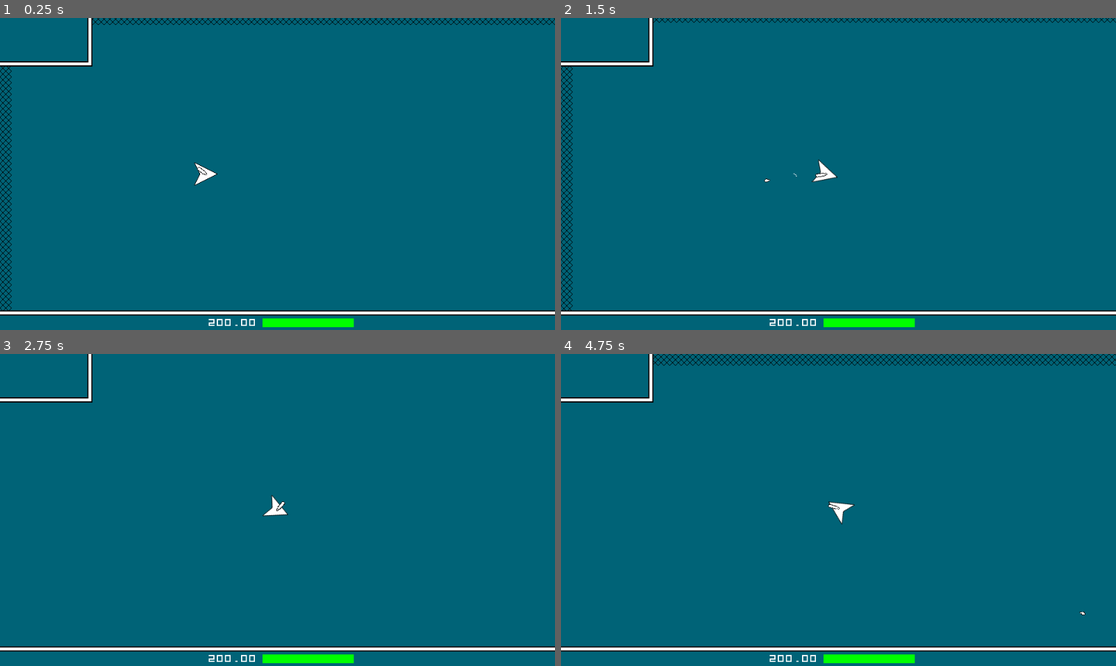
Above: before the commit, frames 1-4 (two rows, left to right).
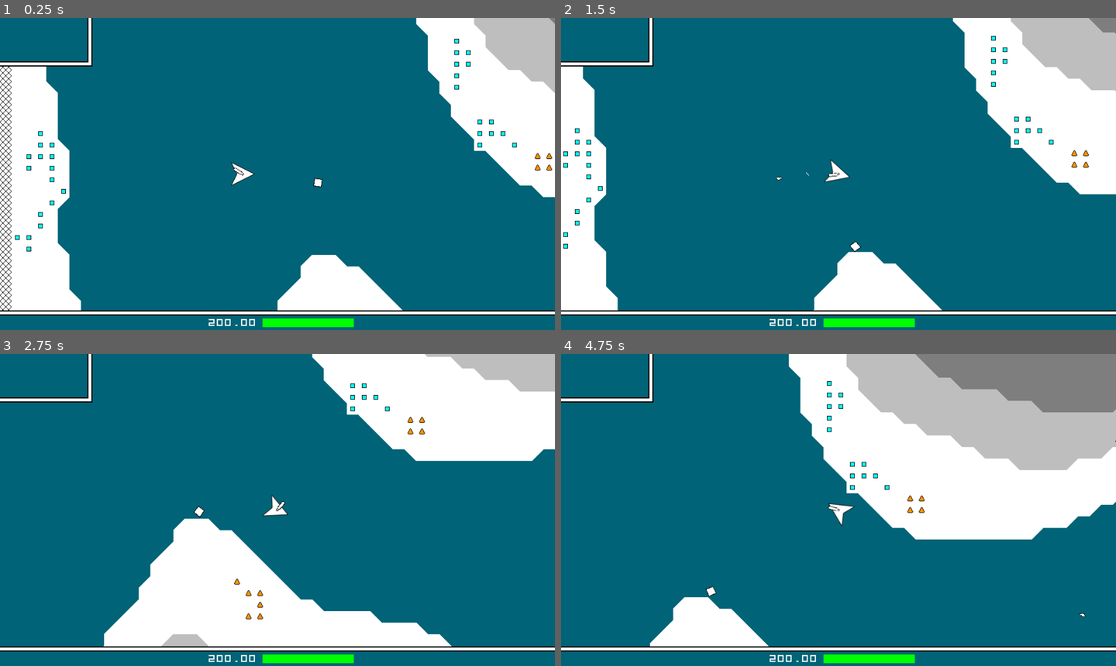
Above: after the commit, the same moments.

Repository: LangII/ProjectSpaceMiner
Game: Godot game, scene res://scenes/Main.tscn
Two runs of this game, one before a commit and one after it. Both use one fixed random seed, a clock stepped at 60 frames per second and the inputs below.
Inputs (mouse positions are in pixels of both pictures, inside the frame that each line leads up to):
- Up to frame 1 (0.25 s): no input
- Up to frame 2 (1.5 s): move the mouse to (960, 158) at 0.52 s; hold D (right) 0.53-1.28 s; tap T (test) at 0.6 s; move the mouse to (727, 189) at 1.27 s; hold S (down) from 1.28 s (still down); click (727, 189) at 1.35 s
- Up to frame 3 (2.75 s): tap T (test) at 1.55, 2.1 s; move the mouse to (333, 441) at 2.02 s; release S (down) at 2.03 s; hold D (right) from 2.03 s (still down)
- Up to frame 4 (4.75 s): move the mouse to (810, 572) at 2.77 s; release D (right) at 2.78 s; hold W (up) 2.78-3.53 s; tap T (test) at 2.85, 3.8, 4.35 s; move the mouse to (1005, 556) at 3.52 s; press the mouse at (1005, 556) at 3.53 s; hold A (left) from 3.53 s (still down); move the mouse to (672, 463) at 4.27 s; release the mouse at (672, 463) at 4.28 s

The runs differ from the first frame. In frame 1, 22% of the frame differs, in the area x 0-100%, y 0-94%; in frame 2, 21%; in frame 3, 25%; in frame 4, 32%, in the area x 16-100%, y 0-94%.

Commit message:
have successful enemy03 wall roll

Diff:
--- a/scenes/Enemy03.tscn
+++ b/scenes/Enemy03.tscn
@@ -1,11 +1,68 @@
-[gd_scene load_steps=3 format=2]
+[gd_scene load_steps=5 format=2]
 
 [ext_resource path="res://scripts/Enemy03.gd" type="Script" id=1]
+[ext_resource path="res://sprites/enemy_03_body.png" type="Texture" id=2]
+[ext_resource path="res://sprites/bullet_01a.png" type="Texture" id=3]
 
-[sub_resource type="RectangleShape2D" id=1]
+[sub_resource type="CircleShape2D" id=1]
 
 [node name="Enemy03" type="KinematicBody2D"]
+collision_layer = 16
+collision_mask = 7
 script = ExtResource( 1 )
 
-[node name="CollisionShape2D" type="CollisionShape2D" parent="."]
+[node name="Col" type="CollisionShape2D" parent="."]
 shape = SubResource( 1 )
+
+[node name="Body" type="Sprite" parent="."]
+texture = ExtResource( 2 )
+
+[node name="CanChangeColRayTimer" type="Timer" parent="."]
+wait_time = 0.5
+
+[node name="RotPosA" type="Position2D" parent="."]
+position = Vector2( -7, -7 )
+
+[node name="RotPosB" type="Position2D" parent="."]
+position = Vector2( 7, -7 )
+
+[node name="RotPosC" type="Position2D" parent="."]
+position = Vector2( 7, 7 )
+
+[node name="RotPosD" type="Position2D" parent="."]
+position = Vector2( -7, 7 )
+
+[node name="ColRayARight" type="RayCast2D" parent="."]
+position = Vector2( -7, 7 )
+enabled = true
+cast_to = Vector2( -2, 0 )
+collide_with_areas = true
+
+[node name="ColRayBRight" type="RayCast2D" parent="."]
+position = Vector2( -7, -7 )
+enabled = true
+cast_to = Vector2( 0, -2 )
+collide_with_areas = true
+
+[node name="ColRayCRight" type="RayCast2D" parent="."]
+position = Vector2( 7, -7 )
+enabled = true
+cast_to = Vector2( 2, 0 )
+collide_with_areas = true
+
+[node name="ColRayDRight" type="RayCast2D" parent="."]
+position = Vector2( 7, 7 )
+enabled = true
+cast_to = Vector2( 0, 2 )
+collide_with_areas = true
+
+[node name="RayCast2D" type="RayCast2D" parent="."]
+position = Vector2( -7, -7 )
+cast_to = Vector2( -10, -10 )
+
+[node name="Sprite" type="Sprite" parent="."]
+visible = false
+position = Vector2( 0, -10 )
+texture = ExtResource( 3 )
+
+[connection signal="timeout" from="CanChangeColRayTimer" to="." method="_on_CanChangeColRayTimer_timeout"]
--- a/scenes/Ship.tscn
+++ b/scenes/Ship.tscn
@@ -28,7 +28,6 @@
 orbit_velocity_random = 0.0
 
 [node name="Ship" type="RigidBody2D"]
-position = Vector2( 356.296, 277.837 )
 collision_layer = 2
 collision_mask = 19
 physics_material_override = SubResource( 1 )
--- a/scripts/Enemy03.gd
+++ b/scripts/Enemy03.gd
@@ -20,24 +20,304 @@
 	- ship is in range
 	- ready
 	-
-
-- To code the turning mechanics, have the sprite of the enemy be identical to the smallest piece of
-terrain.  Then code the turning behavior as if the body of the enemy was a ball, where the center of
-the ball is the "peak" of the pyramid (the smallest piece of terrain).
 """
 
 
 extends KinematicBody2D
 
+onready var util = get_node('/root/Main/Utilities')
+onready var gameplay = get_node('/root/Main/Gameplay')
+onready var ship = get_node('/root/Main/Gameplay/Ship')
+onready var tilemap = get_node('/root/Main/Gameplay/TileMap')
+
+var move_state = ''
+var move_vector = Vector2()
+
+#var WALK_ANGLES = [0, 45, 90, 135, 180, 225, 270, 315, 360]
+#var WALK_ANGLE_TOLERANCE = 20
+
+#var ROT_NODE_MAP = {
+#	$RotPosA: {
+#		'next_pos_node':	{'right': $RotPosD,			'left': $RotPosB},
+#		'col_ray':			{'right': $ColRayARight,	'left': $ColRayALeft}
+#	},
+#	$RotPosB: {
+#		'next_pos_node':	{'right': $RotPosA,			'left': $RotPosC},
+#		'col_ray':			{'right': $ColRayBRight,	'left': $ColRayBLeft}
+#	},
+#	$RotPosC: {
+#		'next_pos_node':	{'right': $RotPosB,			'left': $RotPosD},
+#		'col_ray':			{'right': $ColRayCRight,	'left': $ColRayCLeft}
+#	},
+#	$RotPosD: {
+#		'next_pos_node':	{'right': $RotPosC,			'left': $RotPosA},
+#		'col_ray':			{'right': $ColRayDRight,	'left': $ColRayDLeft}
+#	}
+#}
+
+"""
+TURNOER NOTES:
+- I think it might be the map that's so wrong.  The Enemy03's rotation seems to coordinatedly skip
+corners during rotation.  ^|_(**)_|^
+"""
+
+var ROT_NODE_MAP = {
+	'RotPosA': {
+		'next_pos_node':	{'right': 'RotPosD',		'left': 'RotPosB'},
+		'col_ray':			{'right': 'ColRayARight',	'left': 'ColRayALeft'}
+	},
+	'RotPosB': {
+		'next_pos_node':	{'right': 'RotPosA',		'left': 'RotPosC'},
+		'col_ray':			{'right': 'ColRayBRight',	'left': 'ColRayBLeft'}
+	},
+	'RotPosC': {
+		'next_pos_node':	{'right': 'RotPosB',		'left': 'RotPosD'},
+		'col_ray':			{'right': 'ColRayCRight',	'left': 'ColRayCLeft'}
+	},
+	'RotPosD': {
+		'next_pos_node':	{'right': 'RotPosC',		'left': 'RotPosA'},
+		'col_ray':			{'right': 'ColRayDRight',	'left': 'ColRayDLeft'}
+	}
+}
+
+var cur_rotate_around_node = null
+var cur_rotate_around_pos = Vector2()
+var cur_rotate_dir = ''
+var cur_rotated_enough_ray = null
+
+var can_change_col_ray = true
+
 
 ####################################################################################################
 
 
-
+func _ready():
+
+	move_state = 'floating'
+#	move_state = 'testing'
+
+#	$WalkingTerrainCol.disabled = true
+
+	move_vector = Vector2(0, 100)
+
+	rotate(deg2rad(10))
+
+#	rotate_around = $RotPosD.global_position
+
+
+var d = 0.0
+
+func _process(_delta:float):
+#func _physics_process(_delta:float):
+
+#	print("\ncur_rotate_around_node.name = ", cur_rotate_around_node.name if cur_rotate_around_node else null)
+#	print("cur_rotated_enough_ray.name = ", cur_rotated_enough_ray.name if cur_rotated_enough_ray else null)
+
+#	d += _delta
+
+	match move_state:
+
+		'floating':
+
+			var col = move_and_collide(move_vector * _delta, false)
+
+			if col:
+
+				if col.collider == tilemap:
+
+#					print("\ncol.position = ", col.position)
+
+#					print("collided with tilemap")
+
+#					rotateToWalkFromCol(col.position)
+
+					# ignore terrain col while walking
+					set_collision_mask_bit(1, false)
+
+					smallRotateAfterTerrainCol(col.position)
+
+					move_state = 'rotating'
+
+#					rotate_around = $RotPosD.global_position
+#					cur_rotate_around = col.position
+					cur_rotate_around_node = getClosestRotPosNode(col.position)
+
+					cur_rotate_around_pos = cur_rotate_around_node.global_position
+
+					cur_rotate_dir = 'right'
+
+					cur_rotated_enough_ray = get_node(ROT_NODE_MAP[cur_rotate_around_node.name]['col_ray'][cur_rotate_dir])
+
+					can_change_col_ray = true
+
+					printColVars()
+
+#					$FloatingTerrainCol.disabled = true
+#					$WalkingTerrainCol.disabled = false
+
+#					var crap_speed = 5000.0
+#					global_position = Vector2(
+#						sin(crap_speed) * global_position.distance_to(rotate_around),
+#						cos(crap_speed) * global_position.distance_to(rotate_around)
+#					) + rotate_around
+
+
+		'rotating':
+
+			print("\ncur_rotated_enough_ray.name           = ", cur_rotated_enough_ray.name)
+			print("cur_rotated_enough_ray.is_colliding() = ", cur_rotated_enough_ray.is_colliding())
+#			if hasRotatedEnough():
+#			cur_rotated_enough_ray.force_raycast_update()
+
+			if cur_rotated_enough_ray.is_colliding() and can_change_col_ray:
+
+#				print("HAS ROTATED ENOUGH")
+				updateColVars()
+				printColVars()
+#				return
+#				updateCurRotateAround()
+#				updateCurRotatedEnoughRay()
+#				cur_rotate_around_node = get_node(ROT_NODE_MAP[cur_rotate_around_node.name]['next_pos_node'][cur_rotate_dir])
+#				cur_rotate_around_pos = cur_rotate_around_node.global_position
+#				cur_rotated_enough_ray = get_node(ROT_NODE_MAP[cur_rotate_around_node.name]['col_ray'][cur_rotate_dir])
+#				can_change_col_ray = false
+#				$CanChangeColRayTimer.start()
+#
+			global_position = cur_rotate_around_pos + (global_position - cur_rotate_around_pos).rotated(0.02)
+#			look_at(cur_rotate_around_pos)
+			rotate(deg2rad(1))
+
+#			var rot_speed = -1.0
+#			d += _delta
+#			d = 1
+#			var sin_ = sin(rot_speed * d) * global_position.distance_to(rotate_around)
+#			var cos_ = cos(rot_speed * d) * global_position.distance_to(rotate_around)
+#			print("sin_ = ", sin_)
+#			print("cos_ = ", cos_)
+#			global_position = Vector2(
+#				sin(rot_speed * d) * global_position.distance_to(rotate_around),
+#				cos(rot_speed * d) * global_position.distance_to(rotate_around)
+#			) + rotate_around
+#			print("cur_rotate_around_node = ", cur_rotate_around_node)
+
+
+
+		'passive':
+
+			pass
+
+
+
+
+
+
+
+
+
+
+
+
+
+
+
+
+
+
+
+
+
+#		'testing':
+#
+#			var rot_speed = 2.0
+#
+##			var sin_var = sin(rot_speed * _delta)
+##			print("sin_var = ", sin_var)
+#
+#			d += _delta
+#
+#			global_position = Vector2(
+##				sin(rot_speed * _delta) * global_position.distance_to(rotate_around),
+#				sin(rot_speed * d) * global_position.distance_to(rotate_around),
+##				cos(rot_speed * _delta) * global_position.distance_to(rotate_around)
+#				cos(rot_speed * d) * global_position.distance_to(rotate_around)
+#			) + rotate_around
+#
+#			look_at(rotate_around)
+#			rotate(deg2rad(90 + 45))
 
 
 ####################################################################################################
 
 
-func _ready():
-	pass
+func updateColVars() -> void:
+	cur_rotate_around_node = get_node(ROT_NODE_MAP[cur_rotate_around_node.name]['next_pos_node'][cur_rotate_dir])
+	cur_rotate_around_pos = cur_rotate_around_node.global_position
+	cur_rotated_enough_ray = get_node(ROT_NODE_MAP[cur_rotate_around_node.name]['col_ray'][cur_rotate_dir])
+
+	can_change_col_ray = false
+	$CanChangeColRayTimer.start()
+
+
+func printColVars() -> void:
+	print("\ncur_rotate_around_node = ", cur_rotate_around_node.name)
+	print("cur_rotate_around_pos  = ", cur_rotate_around_pos)
+	print("cur_rotate_dir         = ", cur_rotate_dir)
+	print("cur_rotated_enough_ray = ", cur_rotated_enough_ray.name)
+
+
+func smallRotateAfterTerrainCol(_col_pos:Vector2) -> void:
+
+	var closest_rot_pos_node_name = getClosestRotPosNode(_col_pos).name
+#	print("closest_rot_pos_node_name = ", closest_rot_pos_node_name)
+
+	var closest_rot_pos_v = global_position - getClosestRotPosNode(_col_pos).global_position
+	var col_pos_v = global_position - _col_pos
+	var angle_to = closest_rot_pos_v.angle_to(col_pos_v)
+	rotate(angle_to)
+
+
+func hasRotatedEnough() -> bool:
+
+#	print("\nstarted hasRotatedEnough()")
+
+	if not cur_rotated_enough_ray.is_colliding():  return false
+
+#	print("cur_rotated_enough_ray.get_collision_point() = ", cur_rotated_enough_ray.get_collision_point())
+
+	var dist_to_tilemap = cur_rotated_enough_ray.global_position.distance_to(cur_rotated_enough_ray.get_collision_point())
+
+#	print("dist_to_tilemap = ", dist_to_tilemap)
+
+	if dist_to_tilemap < 2.0:  return true
+
+	return false
+
+
+func getClosestRotPosNode(_pos:Vector2) -> Node:
+	var closest_rot_pos_node_ = null
+	var rot_pos_nodes = ROT_NODE_MAP.keys()
+
+#	print("rot_pos_nodes = ", rot_pos_nodes)
+
+	var dists = [
+		$RotPosA.global_position.distance_to(_pos), $RotPosB.global_position.distance_to(_pos),
+		$RotPosC.global_position.distance_to(_pos), $RotPosD.global_position.distance_to(_pos)
+	]
+	closest_rot_pos_node_ = get_node(rot_pos_nodes[dists.find(dists.min())])
+	return closest_rot_pos_node_
+
+
+#func rotateToWalkFromCol(_col_pos:Vector2) -> void:
+#
+#	# left = 0, right = 180, down = 270, up = 90
+#	var col_angle = util.convAngleTo360Range(rad2deg(global_position.angle_to_point(_col_pos)))
+#	print("col_angle = ", col_angle)
+#
+#	return
+
+
+
+
+
+func _on_CanChangeColRayTimer_timeout():
+	can_change_col_ray = true
--- a/scripts/EnemyGenLogic.gd
+++ b/scripts/EnemyGenLogic.gd
@@ -15,6 +15,7 @@
 
 onready var enemy_01 = preload('res://scenes/Enemy01.tscn')
 onready var enemy_02 = preload('res://scenes/Enemy02.tscn')
+onready var enemy_03 = preload('res://scenes/Enemy03.tscn')
 
 onready var ENEMY_GEN_MAP = {
 	'ENEMY_01': {
@@ -49,7 +50,7 @@
 #		{'x': 30, 'y': 15, 'count': 1, 'home_radius':8},
 #	]:  genEnemy01Swarm(x['x'], x['y'], x['count'], x['home_radius'])
 
-#	return
+	return
 
 	var gen_map = ENEMY_GEN_MAP['ENEMY_01']
 	var attempting_coords = getAttemptingCoords(gen_map['SPAWN_ATTEMPTS_PER_BOTTOM_PERC'])
@@ -89,7 +90,7 @@
 #		{'pos': Vector2(600, 250), 'segment_count': 20},
 #	]:  genEnemy02(x['pos'], x['segment_count'])
 
-#	return
+	return
 
 	var gen_map = ENEMY_GEN_MAP['ENEMY_02']
 	var attempting_coords = getAttemptingCoords(gen_map['SPAWN_ATTEMPTS_PER_BOTTOM_PERC'])
@@ -120,6 +121,13 @@
 		genEnemy02(enemy_pos, segment_count)
 
 		setMiniTileMapEnemyPos(attempt_x, attempt_y)
+
+
+func genEnemy03s() -> void:
+
+	var enemy_inst = enemy_03.instance()
+	enemy_inst.global_position = Vector2(550, 2590)
+	_enemies_.add_child(enemy_inst)
 
 
 ####################################################################################################
--- a/scripts/Gameplay.gd
+++ b/scripts/Gameplay.gd
@@ -109,11 +109,13 @@
 
 	enemy_gen_logic.genEnemy01s()
 	enemy_gen_logic.genEnemy02s()
+	enemy_gen_logic.genEnemy03s()
 
 
 func addShip():
 	ship = load(SHIP_SCN_REF).instance()
 	add_child(ship)
+	ship.global_position = Vector2(420, 2600)
 
 
 func addCamera():
--- a/scripts/Main.gd
+++ b/scripts/Main.gd
@@ -76,22 +76,26 @@
 		print("\nget_global_mouse_position() = ", get_mouse_pos_temp_node.get_global_mouse_position())
 		get_mouse_pos_temp_node.queue_free()
 
-		var enemies = get_node('Gameplay/Enemies')
+		var ship = get_node('Gameplay/Ship')
+
+		print("\nship.prev_frame_dir = ", ship.prev_frame_dir)
+
+#		var enemies = get_node('Gameplay/Enemies')
 
 #		var new_speed = 0
 #		if enemies.get_children()[0].SPEED == 0:  new_speed = 60
 #
 #		for enemy in enemies.get_children():  enemy.SPEED = new_speed
 
-		for enemy in enemies.get_children():
-
-			if not enemy.name.replace('@', '').begins_with('Enemy02'):  continue
-
-			enemy.printDmg()
-
-			enemy.printDebugReview()
-
-			enemy.printFullSegmentsDataNMap()
+#		for enemy in enemies.get_children():
+#
+#			if not enemy.name.replace('@', '').begins_with('Enemy02'):  continue
+#
+#			enemy.printDmg()
+#
+#			enemy.printDebugReview()
+#
+#			enemy.printFullSegmentsDataNMap()
 
 #			print("\n%s:" % [enemy.name])
 #
--- a/scripts/Ship.gd
+++ b/scripts/Ship.gd
@@ -1,3 +1,24 @@
+
+
+"""
+-------------------
+LOW PRIORITY TO DOS
+-------------------
+
+2023-08-11
+
+- Improve 'shuffle_board' Body rotation visuals.
+
+	- When going from complete stop, lerp rotation animation to replace instantanious rotation.
+		- Maybe work out some kind of rotation delay if rotation is too fast.  To handle all fast or
+		instantanious rotations.
+
+	- Add thrust particles.
+		- Add particles for linear thrust and rotation thrust.
+		- Maybe should add particles for 'classic_asteroids' also.  Or maybe make particles that
+		work with both.
+"""
+
 
 extends RigidBody2D
 
@@ -58,19 +79,12 @@
 	$DropPickUp/CollisionShape2D.shape.radius = DROP_PICK_UP_RADIUS
 
 
-#func _process(_delta):
-#
-#	autoRotate()
-
-
 func _physics_process(_delta):
 
 	$Turret.look_at(get_global_mouse_position())
 	$Turret.rotate(deg2rad(90))
 
 	if Input.is_action_pressed('left_click') and can_shoot:  shoot()
-
-#	autoRotate()
 
 
 func _integrate_forces(state):
Binary file added: sprites/enemy_03_body.png
Not shown, added: sprites/enemy_03_body.png.import
